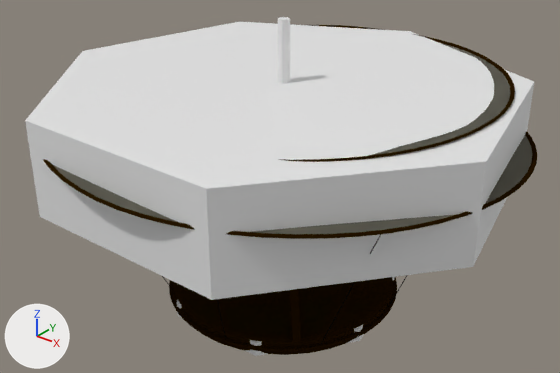
An edit to the Blender file addons/AerialScrew/model/screw.blend, drawn before and after from the same camera.
Before and after are seen from a 50 mm camera at (13.19, -16.65, 13.93) aimed at (0.09, -0.26, 3.77). Every picture has the same lights, and +X, +Y and +Z are marked at lower left.

The first picture shows '1', 'Geometry'.
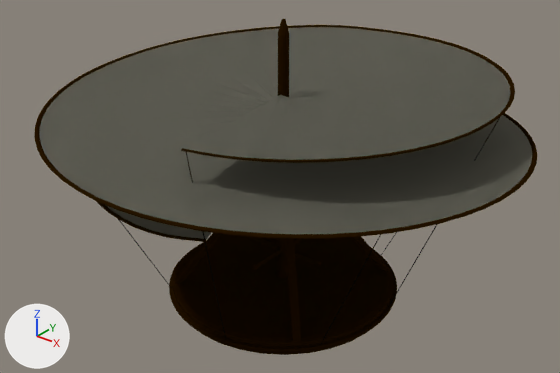
Where the newer file only moved an object's origin or applied its transform, the numbers keep the older frame.

Boxes [x1, y1, x2, y2] around the edits, measured in the pictures (560 x 373 px):
'Geometry', hidden: before [25, 17, 534, 356]
'1', unchanged, uncovered by the edit: before [43, 25, 537, 355]; after [34, 19, 537, 355]

What the commit changed:
Object 'Geometry' (ob_geometry) is now hidden.
